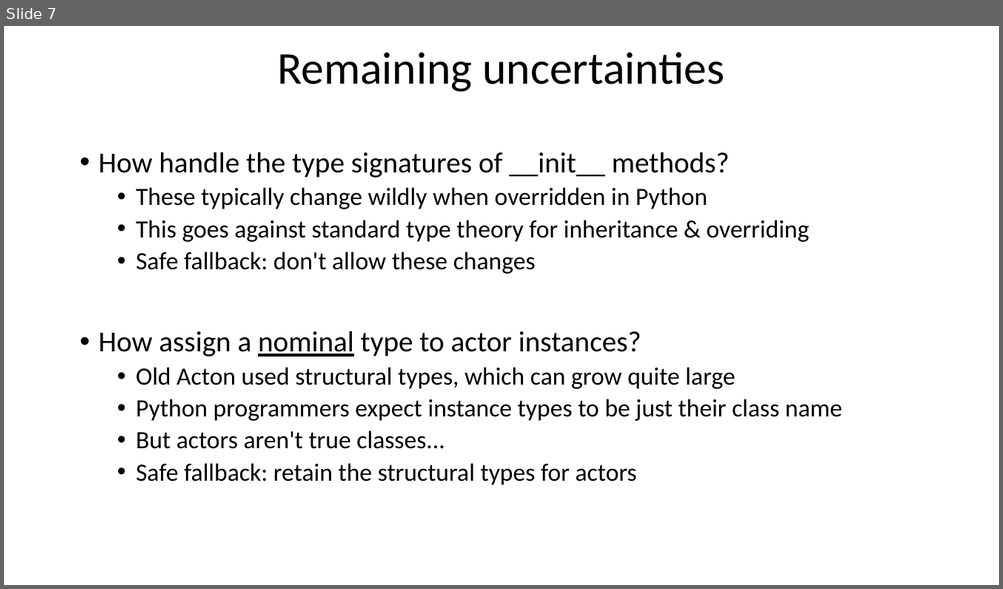
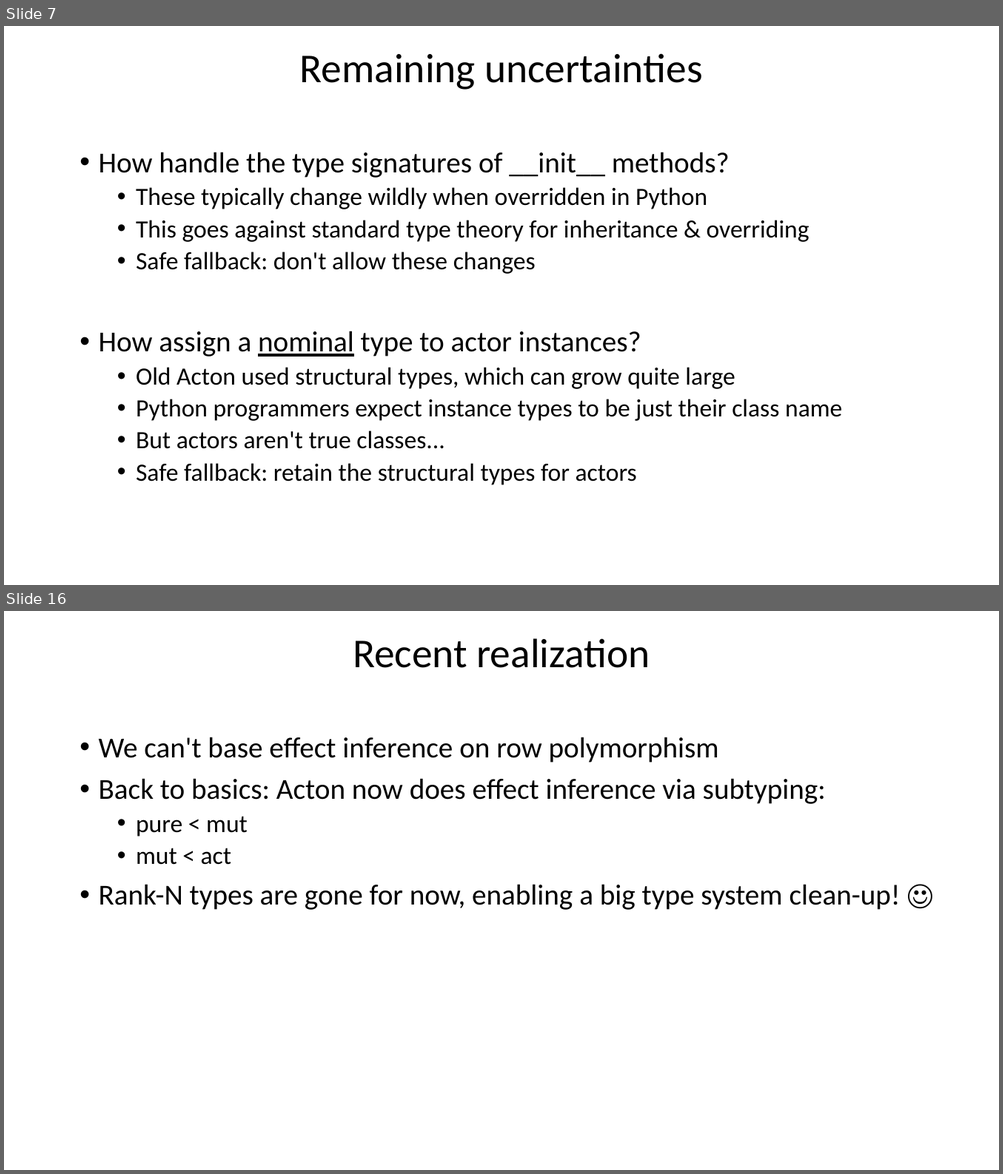
Before and after one commit to actonlang/acton, a slide deck: ActonCompiler.pptx. Shown one above the other, each under a label of ours: slide 7 before the commit, slides 7 and 16 after it; the slides between them are not shown. The pictures are 1003x589 and 1003x1174 pixels, drawn with LibreOffice and Linux fonts; fonts in the diff are those of the drawing. Boxes give left, top, right and bottom in pixels: in the first picture for what was removed or moved away, otherwise in the second. Text is boxed around its words. In the diff, an @@ line names an element or a change of style, - is before the commit and + after.

```diff
--- a/ActonCompiler.pptx
+++ b/ActonCompiler.pptx
@@ slide 16 added at (x1=4, y1=611, x2=999, y2=1170), background #FFFFFF @@
@@ title added at (x1=353, y1=638, x2=649, y2=668), 39.6 pt, text #000000 @@
+Recent realization
@@ text added at (x1=99, y1=737, x2=900, y2=910), 28 pt, text #000000 @@
+• We can't base effect inference on row polymorphism
+• Back to basics: Acton now does effect inference via subtyping:
+  • pure < mut
+  • mut < act
+• Rank-N types are gone for now, enabling a big type system clean-up! ☺
@@ slide 7 changed as well @@
@@ title "Remaining uncertainties" at (x1=300, y1=53, x2=702, y2=90): size 44 to 39.6 pt @@
```
Also in this commit, not shown: 6 other slides changed, 8 other slides added.
